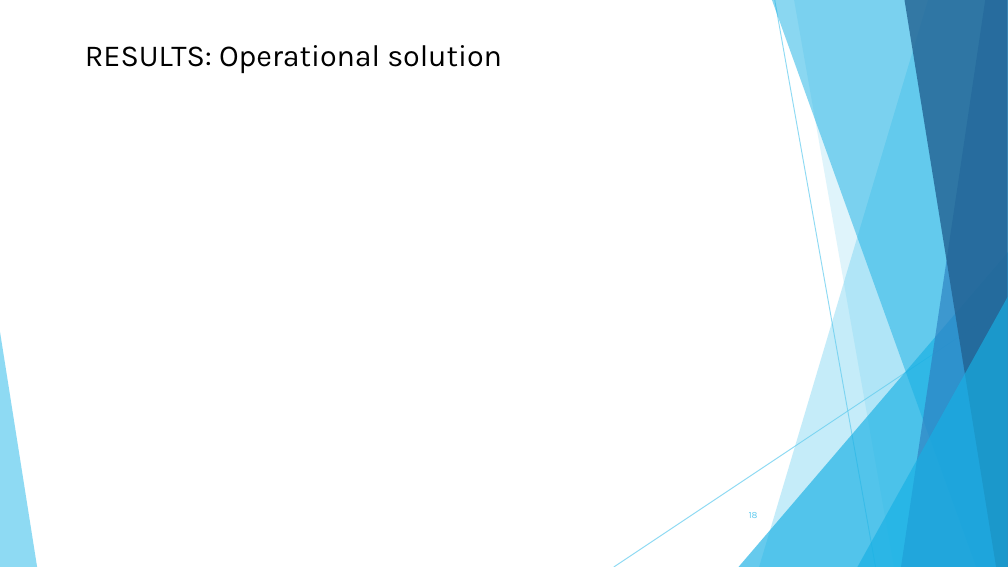
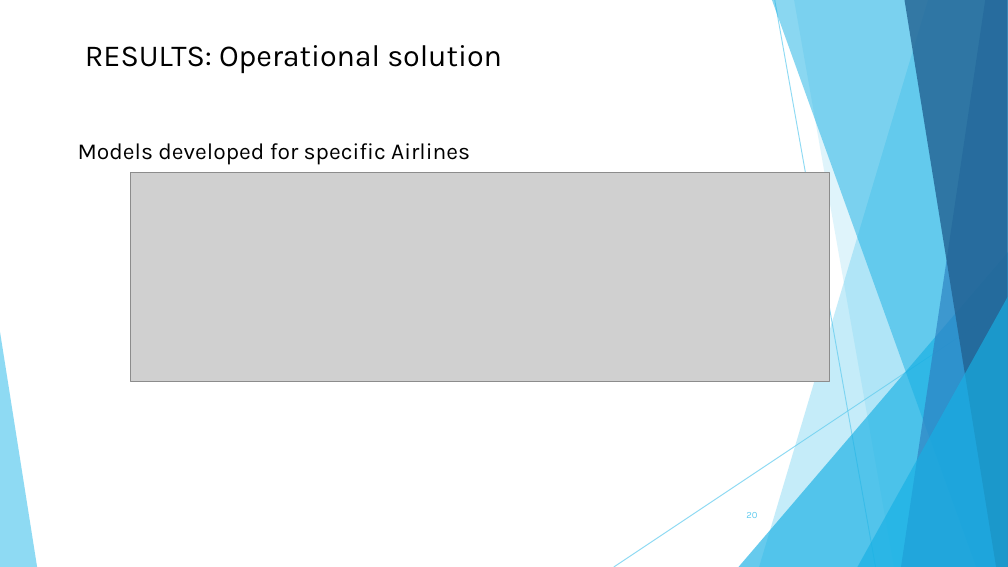
Before and after one commit to AlvaroRevi/Turnaround_TFM, a slide deck: slide 20 of PresentacionTFM.pptx (slide 18 before the commit). Drawn at 1008x567 pixels with LibreOffice and Linux fonts; fonts in the diff are those of the drawing; grey boxes stand for pictures. Boxes give left, top, right and bottom in pixels: in the first picture for what was removed or moved away, otherwise in the second. Text is boxed around its words. In the diff, an @@ line names an element or a change of style, - is before the commit and + after.

```diff
--- a/PresentacionTFM.pptx
+++ b/PresentacionTFM.pptx
@@ text added at box(78, 143, 470, 165), 18 pt, text #000000 @@
+Models developed for specific Airlines
@@ picture added at box(131, 173, 829, 381) @@
@@ page number at box(746, 512, 757, 518): text changed @@
-18
+20
```
Also in this commit, not shown: 8 other slides changed, 3 slides added.
